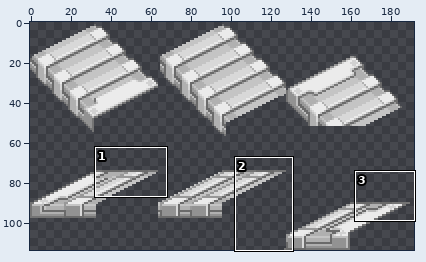
Edited in one commit: sprite sheet (server/assets/tiles/stairs/bullpoopstairscanfrackthemselves.png). The picture above shows the old version from afar; the outline marks the close-up.
Close-up. Old version:
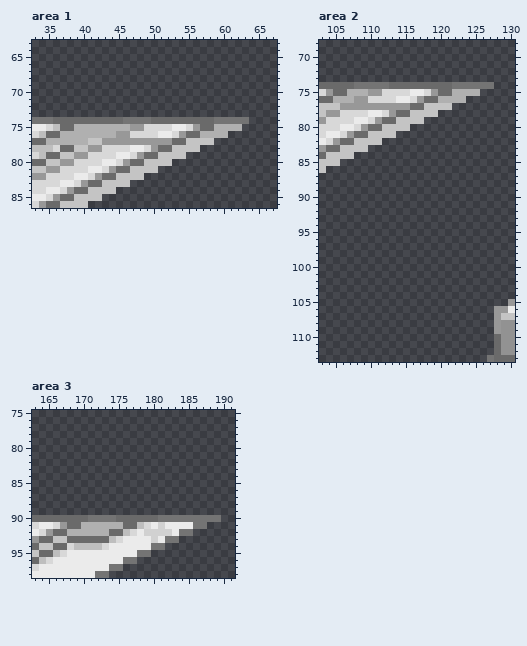
The file is 192x114 pixels. Colours within 5 levels of each other are drawn and written as one. Shown: area 1: x 33..67, y 63..86; area 2: x 103..130, y 68..113; area 3: x 163..191, y 75..98.
After:
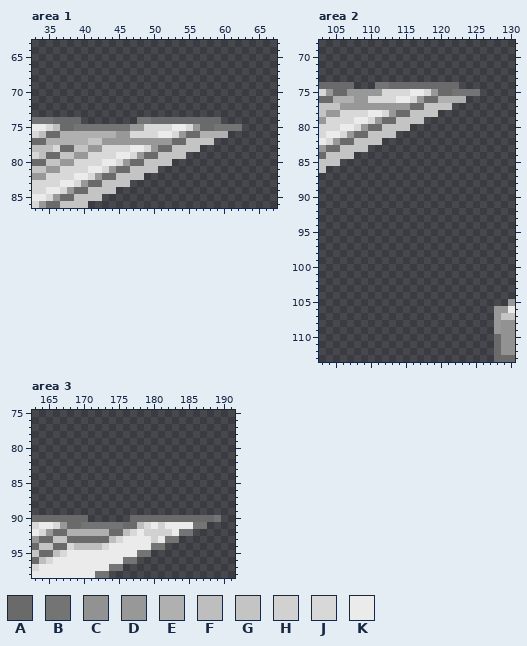
Palette (. is transparent): A #6a6a6a  B #747474  C #929292  D #989898  E #b0b0b0  F #bebebe  G #c4c4c4  H #d1d1d1  J #d8d8d8  K #ebebeb
From old to new:
Area 1:
The edit turns colour B into colour A in row 74 at x 59.
The edit turns colour E into colour B in row 75 at x 39 to 46 and 59 to 62.
The edit erases colour A in row 74 at x 40 to 45.
The edit erases colour B in row 74 at x 46 to 47 and 60 to 63.
Area 2:
The edit turns colour B into colour A in row 74 at x 122.
The edit turns colour E into colour B in row 75 at x 122 to 125.
The edit turns colour E into colour D in row 75 at x 107 to 109.
The edit erases colour B in row 74 at x 108 to 110 and 123 to 127; in row 113 at x 127.
Area 3:
The edit turns colour B into colour A in row 90 at x 181 to 188.
The edit turns colour E into colour B in row 91 at x 170 to 175.
The edit erases colour A in row 90 at x 175 to 176.
The edit erases colour B in row 90 at x 171 to 174.
Pixel boxes of the changes (left, top, right, bottom) in both close-ups:
changed: (74, 117, 137, 131)
changed: (214, 117, 249, 131)
changed: (347, 82, 375, 96)
changed: (452, 82, 494, 96)
erased: (487, 355, 494, 362)
changed: (81, 515, 130, 529)
changed: (158, 515, 214, 522)
